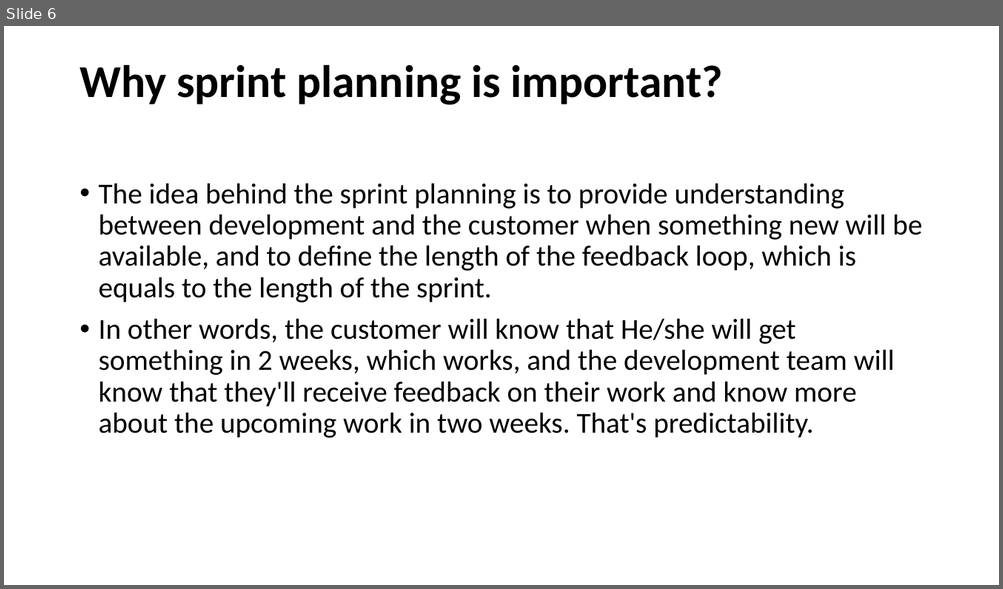
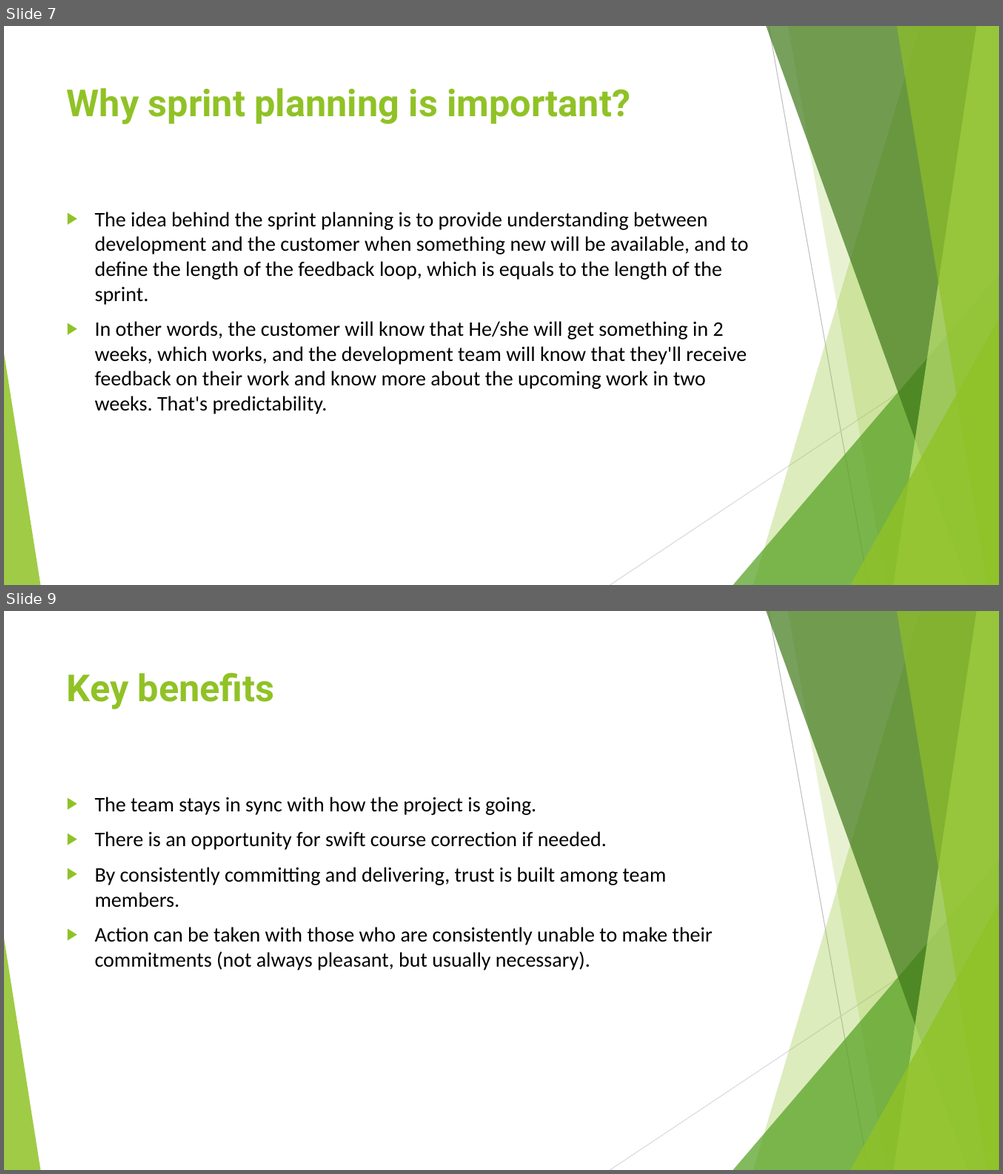
Before and after one commit to karthik07m/coredova-Sample-Ecommerce-app, a slide deck: 4 Types of Scrum Ceremonies.pptx. Shown one above the other, each under a label of ours: slide 6 before the commit, slides 7 and 9 after it; the slides between them are not shown. The pictures are 1003x589 and 1003x1174 pixels, drawn with LibreOffice and Linux fonts; fonts in the diff are those of the drawing. Boxes give left, top, right and bottom in pixels: in the first picture for what was removed or moved away, otherwise in the second. Text is boxed around its words. In the diff, an @@ line names an element or a change of style, - is before the commit and + after.

```diff
--- a/4 Types of Scrum Ceremonies.pptx
+++ b/4 Types of Scrum Ceremonies.pptx
@@ slide 9 added at (4,611,999,1170), background #FFFFFF; not listed: 10 template elements that a slide beside it also shows @@
@@ title added at (67,672,275,709), 36 pt, text #90C226, bold @@
+Key benefits
@@ text added at (95,797,712,971), 20 pt, text #000000 @@
+▶ The team stays in sync with how the project is going.
+▶ There is an opportunity for swift course correction if needed.
+▶ By consistently committing and delivering, trust is built among team members.
+▶ Action can be taken with those who are consistently unable to make their commitments (not always pleasant, but usually necessary).
@@ what was slide 6 is now slide 7 @@
@@ slide 7 changed as well @@
@@ title "Why sprint planning is important?": place and size @@
-title "Why sprint planning is important?" at (79,64,723,105)
+title "Why sprint planning is important?" at (67,88,630,124)
@@ title "Why sprint planning is important?" at (67,88,630,124): size 44 to 36 pt, font Calibri to Roboto, text colour #000000 to #90C226; line spacing 0.9 to 1; vertical alignment middle to top @@
@@ text "The idea behind the sprint ...": place and size @@
-text "The idea behind the sprint ..." at (99,183,922,438)
+text "The idea behind the sprint ..." at (95,212,748,414)
@@ text "The idea behind the sprint ..." at (95,212,748,414): size 28 to 20 pt; bullet • to ▶; line spacing 0.9 to 1 @@
@@ group added at (4,26,999,585): 5 freeform shapes, 3 triangles, 2 lines @@
```
Also in this commit, not shown: 4 other slides changed, 7 other slides added, 1 slide removed.
